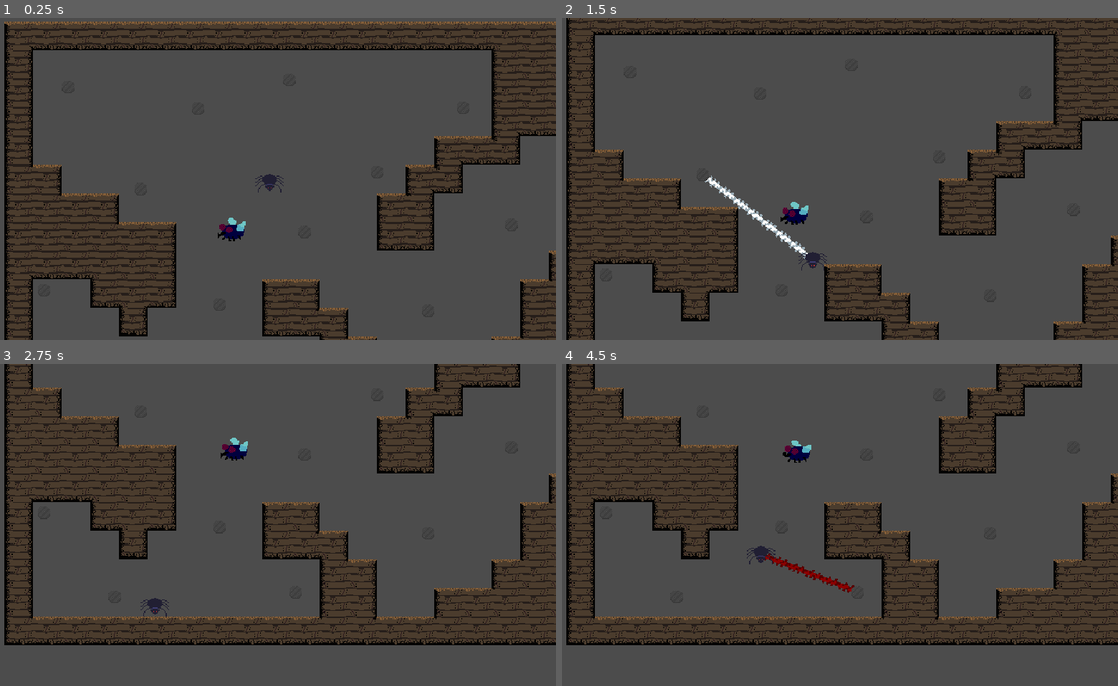
Above: before the commit, frames 1-4 (two rows, left to right).
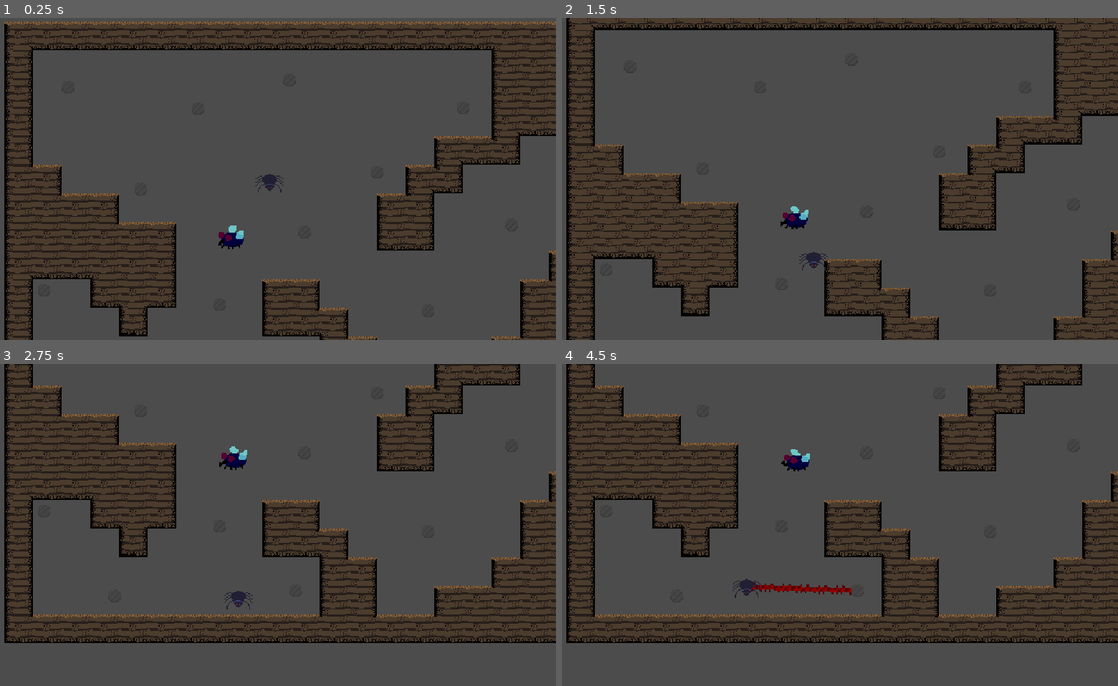
Above: after the commit, the same moments.

Repository: Heckin-Doggo/gmtk-game
Game: Godot game, scene res://levels/TestLevel.tscn
Same seed, same stepped clock (60 frames per second), same inputs: the game is played once before the commit and once after it.
Inputs (mouse positions are in pixels of both pictures, inside the frame that each line leads up to):
- Up to frame 1 (0.25 s): no input
- Up to frame 2 (1.5 s): tap Enter (ui_accept) at 0.5, 0.77 s; move the mouse to (795, 230) at 0.52 s; click (795, 230) at 0.67 s; move the mouse to (701, 188) at 1.27 s; click (701, 188) at 1.42 s
- Up to frame 3 (2.75 s): tap Enter (ui_accept) at 1.52 s; move the mouse to (289, 373) at 2.02 s; click (289, 373) at 2.17 s
- Up to frame 4 (4.5 s): move the mouse to (940, 392) at 2.77 s; click (940, 392) at 2.92 s; tap Enter (ui_accept) at 3.02, 3.77 s; move the mouse to (606, 512) at 3.52 s; click (606, 512) at 3.67 s; move the mouse to (856, 592) at 4.27 s; click (856, 592) at 4.42 s

The runs differ from the first frame. In frame 1, 0.3% of the frame differs, in the area x 39-45%, y 62-72%; in frame 2, 18%, in the area x 1-100%, y 0-100%; in frame 3, 18%; in frame 4, 18%.

Commit message:
flies get stuck in webs and fly and player have a little bounce

Diff:
--- a/game/Player.gd
+++ b/game/Player.gd
@@ -4,6 +4,9 @@
 var Web = preload("res://scenes/Webshot.tscn")
 #the directions of the strings
 var webhooks = []
+
+func _ready():
+	set_bounce(0.2)
 
 func _physics_process(delta):
 	var velocity = Vector2.ZERO
@@ -23,20 +26,6 @@
 
 	set_applied_force((velocity + damp) * 2)
 
-##Adds a line2d webhook and adds it to the array of current webhooks
-#func shoot_web(hook_position):
-#	var new_webhook = Web.instance()
-#
-#	#set webhooks stuff
-#	new_webhook.set_index(webhooks.size())
-#	new_webhook.points[0] = position
-#	new_webhook.points[1] = hook_position
-#	new_webhook.set_click_position()
-#
-#	#adds the new webhook to world and the array
-#	get_parent().add_child(new_webhook)
-#	webhooks.append(new_webhook)
-
 func delete_hook(index):
 	#removes the webhook from the array
 	var dead_hook = webhooks[index]
@@ -54,9 +43,3 @@
 func add_hook(new_webhook):
 	new_webhook.set_index(webhooks.size())
 	webhooks.append(new_webhook)
-
-#func _unhandled_input(event):
-#	if event is InputEventMouseButton:
-#		if event.button_index == BUTTON_LEFT:
-#			if event.pressed:  # make sure its actually pressed. prevent double click
-#				shoot_web(get_global_mouse_position())
--- a/game/levels/TestLevel.tscn
+++ b/game/levels/TestLevel.tscn
@@ -475,7 +475,7 @@
 can_sleep = false
 
 [node name="Fly" parent="." instance=ExtResource( 3 )]
-position = Vector2( 252.913, 232.453 )
+position = Vector2( 252.119, 243.565 )
 
 [node name="SpiderWeb" parent="." instance=ExtResource( 6 )]
 position = Vector2( 704, 192 )
--- a/game/scenes/Fly.gd
+++ b/game/scenes/Fly.gd
@@ -9,6 +9,7 @@
 var original_pos = position
 var cursor_enabled = true
 var connected_hook
+var trapped = false
 
 var additional_vector = Vector2.ZERO
 
@@ -20,6 +21,7 @@
 	connect("mouse_entered", self, "_on_mouse_entered")
 	connect("mouse_exited", self, "_on_mouse_exited")
 	connect("input_event",  self, "_on_fly_input_event")
+	set_bounce(0.2)
 
 
 # Called every frame. 'delta' is the elapsed time since the previous frame.
@@ -29,7 +31,8 @@
 		$AnimatedSprite.animation = "trapped"
 		cursor_enabled = false
 	else:
-		$AnimatedSprite.animation = "default"
+		if not trapped:
+			$AnimatedSprite.animation = "default"
 		cursor_enabled = true
 
 
@@ -39,7 +42,7 @@
 
 	var damp = get_linear_velocity() * -0.4  # reduction in speed
 
-	if abs(position.x - original_pos.x) > bounds and abs(position.y - original_pos.y) > bounds:
+	if abs(position.x - original_pos.x) > bounds and abs(position.y - original_pos.y) > bounds and not trapped:
 		move_vector += Vector2(position.x-original_pos.x, position.y-original_pos.y)*-1
 
 	if connected_hook:
@@ -62,9 +65,10 @@
 
 
 func random_movement():
-	var rand_force = Vector2((randf()-.5)*1000, (randf()-.5)*1000)
-	additional_vector = rand_force
-	print("set random fly force to:", rand_force)
+	if not trapped:
+		var rand_force = Vector2((randf()-.5)*1000, (randf()-.5)*1000)
+		additional_vector = rand_force
+		print("set random fly force to:", rand_force)
 
 func _on_mouse_entered():
 	# $AnimatedSprite.self_modulate = Color(1,1,0)
@@ -87,3 +91,11 @@
 		get_parent().delete_hook(connected_hook.get_index())
 		connected_hook = null
 		$Cursor.visible = true
+
+func trap():
+	$AnimatedSprite.animation = "trapped"
+	trapped = true
+
+func untrap():
+	$AnimatedSprite.animation = "default"
+	trapped = false
--- a/game/scenes/Fly.tscn
+++ b/game/scenes/Fly.tscn
@@ -49,6 +49,7 @@
 
 [node name="AnimatedSprite" type="AnimatedSprite" parent="."]
 frames = SubResource( 6 )
+frame = 3
 playing = true
 
 [node name="RandomMovementTimer" type="Timer" parent="."]
@@ -57,4 +58,4 @@
 
 [node name="Cursor" parent="." instance=ExtResource( 5 )]
 visible = false
-frame = 0
+[connection signal="body_entered" from="." to="." method="_on_Fly_body_entered"]
--- /dev/null
+++ b/game/scenes/SpiderWeb.gd
@@ -0,0 +1,9 @@
+extends Area2D
+
+func _on_SpiderWeb_body_entered(body):
+	if body.has_method("trap"):
+		body.trap()
+
+func _on_SpiderWeb_body_exited(body):
+	if body.has_method("untrap"):
+		body.untrap()
--- a/game/scenes/SpiderWeb.tscn
+++ b/game/scenes/SpiderWeb.tscn
@@ -1,14 +1,18 @@
-[gd_scene load_steps=3 format=2]
+[gd_scene load_steps=4 format=2]
 
 [ext_resource path="res://assets/sprites/Spiderweb.png" type="Texture" id=1]
+[ext_resource path="res://scenes/SpiderWeb.gd" type="Script" id=2]
 
 [sub_resource type="RectangleShape2D" id=1]
 extents = Vector2( 64, 64 )
 
 [node name="SpiderWeb" type="Area2D"]
+script = ExtResource( 2 )
 
 [node name="CollisionShape2D" type="CollisionShape2D" parent="."]
 shape = SubResource( 1 )
 
 [node name="Sprite" type="Sprite" parent="."]
 texture = ExtResource( 1 )
+[connection signal="body_entered" from="." to="." method="_on_SpiderWeb_body_entered"]
+[connection signal="body_exited" from="." to="." method="_on_SpiderWeb_body_exited"]
Binary file changed: game/assets/sprites/Spiderweb.png
